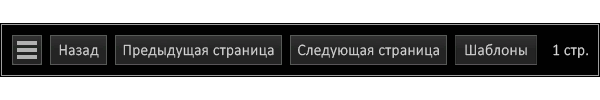
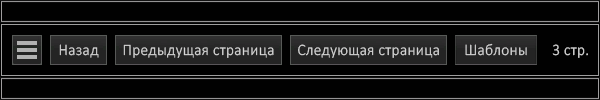
Two versions of the same layered image (600px x 100px). Layer-by-layer changes:
painted on "PAGE NUMBER" (2nd of 2, in "BUTTONS" › "PAGE NUMBER") over <box>552,44,560,56</box>
added layer "BACKGROUND UP FRAME" in group "BUTTONS" over <box>0,0,600,23</box>
added layer "BACKGROUND DOWN FRAME" in group "BUTTONS" over <box>0,77,600,100</box>
